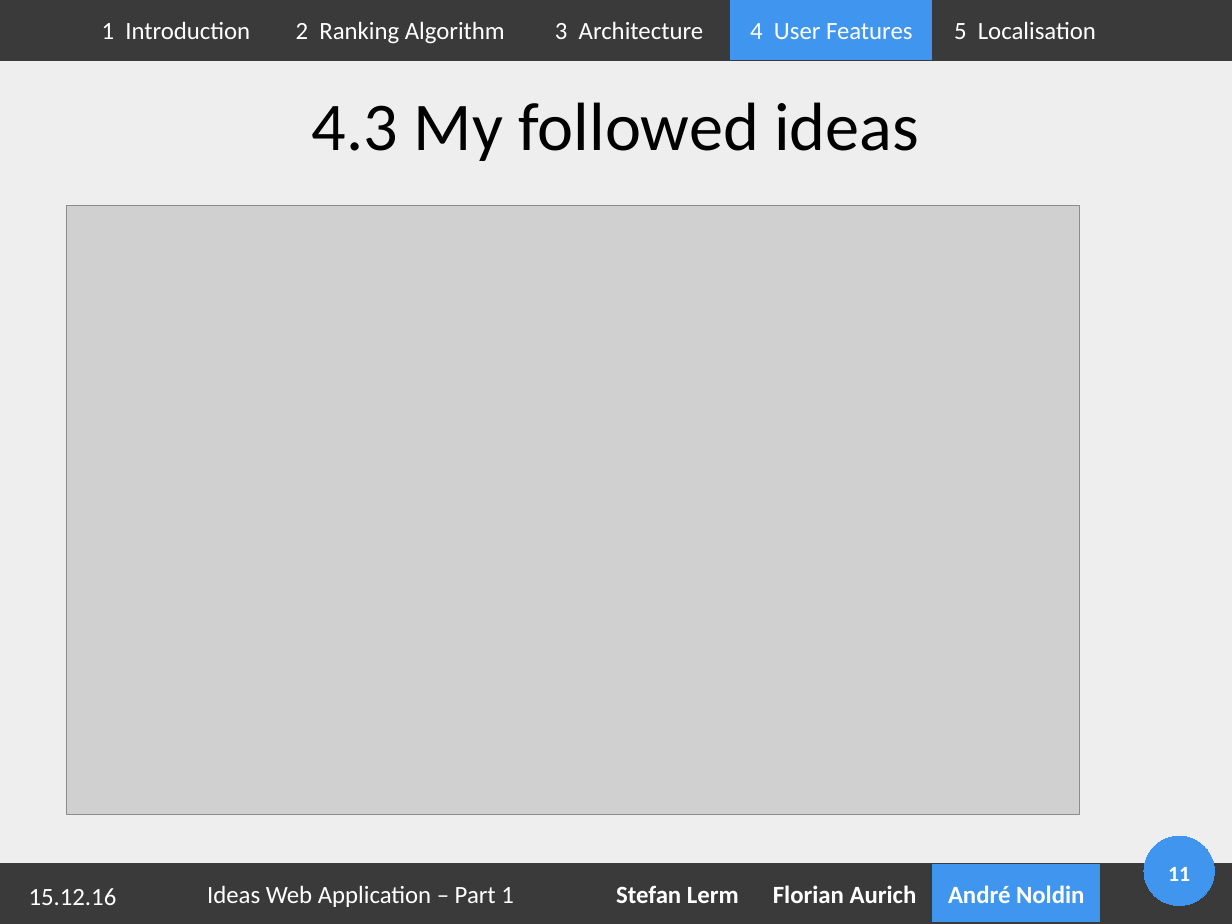
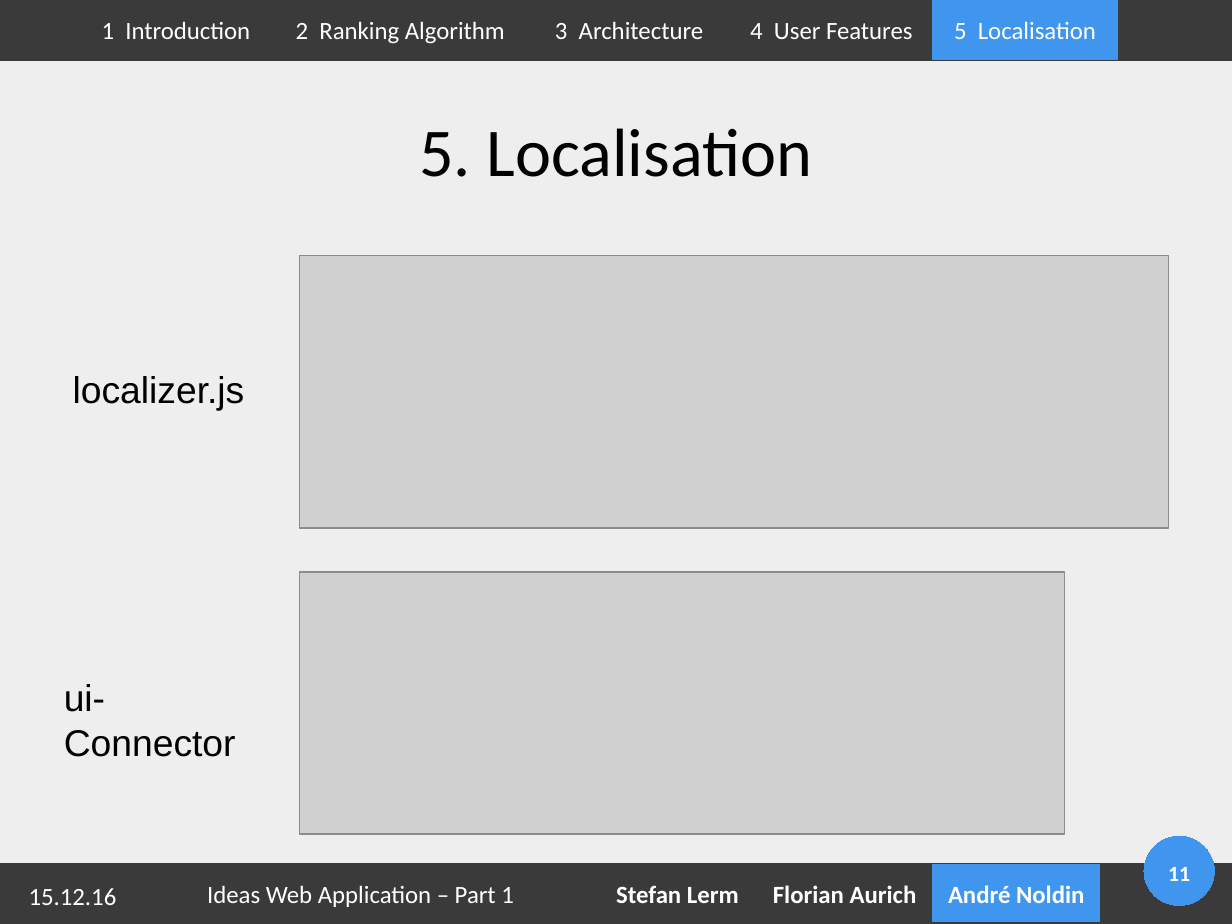
Before and after one commit to Geopras/IdeaWatcher, a slide deck: slide 11 of presentation/part1.odp. Drawn at 1232x924 pixels with LibreOffice and Linux fonts; fonts in the diff are those of the drawing; grey boxes stand for pictures; background and template pictures are left out. Boxes give left, top, right and bottom in pixels: in the first picture for what was removed or moved away, otherwise in the second. Text is boxed around its words. In the diff, an @@ line names an element or a change of style, - is before the commit and + after.

```diff
--- a/presentation/part1.odp
+++ b/presentation/part1.odp
@@ rectangle "4 User Features" at (731,0,934,59): fill #4096EE to #3A3A3A; outline #4096EE 0 pt to #3A3A3A 0 pt @@
@@ rectangle "5 Localisation" at (934,0,1118,59): fill #3A3A3A to #4096EE; outline #3A3A3A 0 pt to #4096EE 0 pt @@
@@ title removed at (312,102,919,161) @@
-4.3 My followed ideas
@@ title added at (419,128,812,177), 44 pt, text #000000 @@
+5. Localisation
@@ picture: place and size @@
-picture at (66,206,1080,814)
+picture at (300,255,1169,528)
@@ text added at (73,376,245,411), 24 pt, text #000000 @@
+localizer.js
@@ picture added at (300,572,1065,834) @@
@@ text added at (64,684,236,757), 24 pt, text #000000 @@
+ui-Connector
```
Also in this commit, not shown: 3 other slides changed, 2 slides removed, 2 other files.
